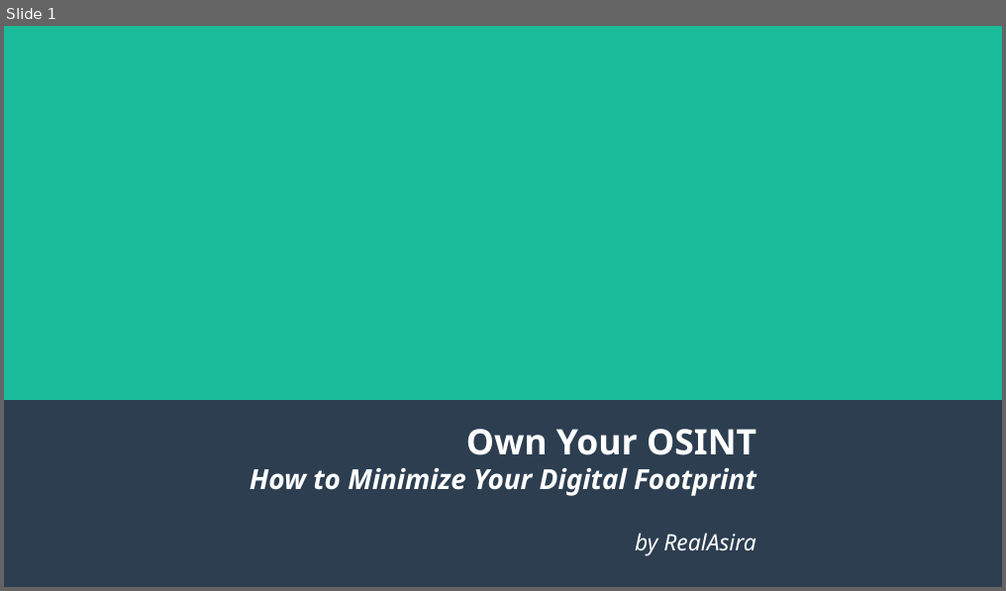
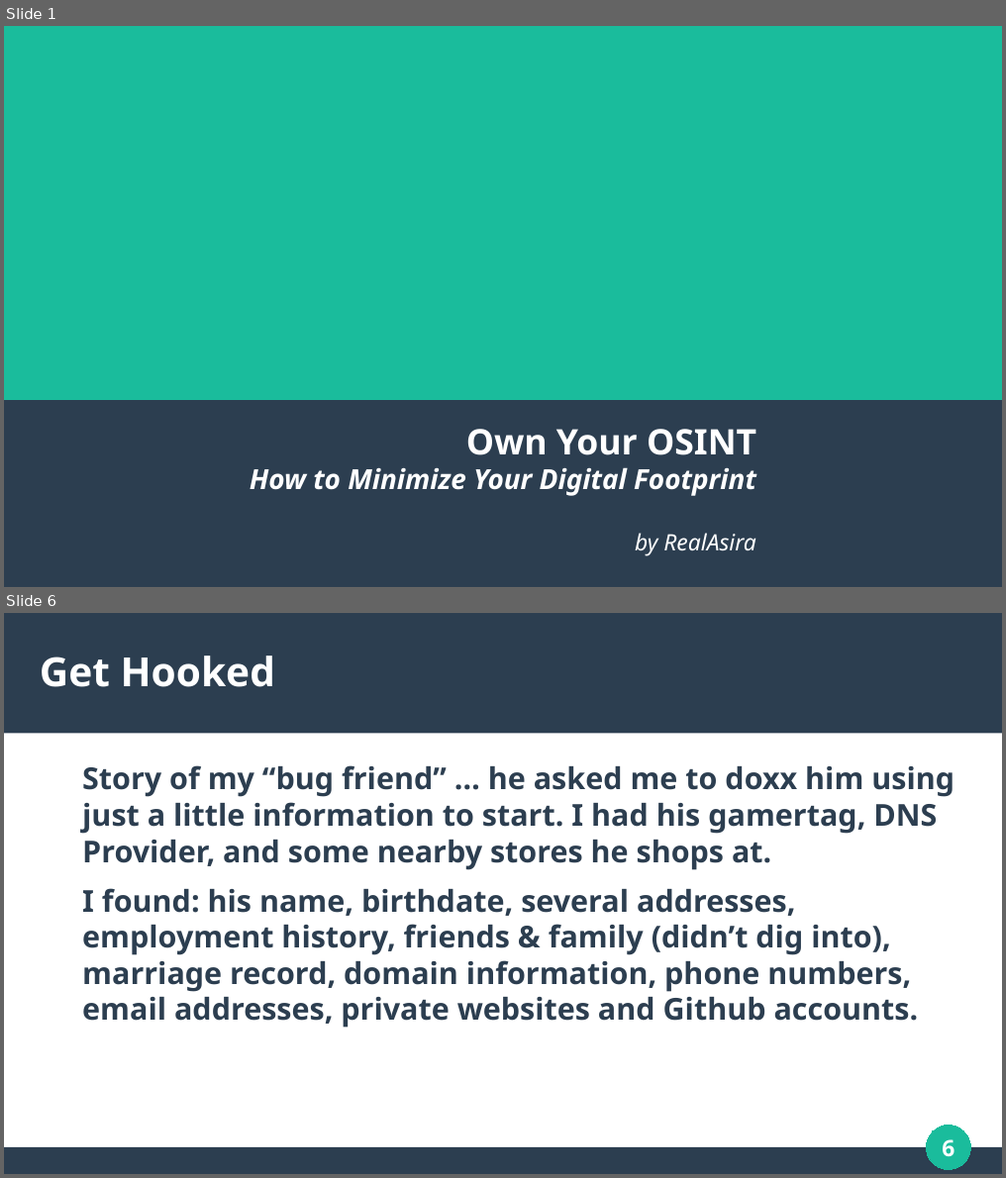
Before and after one commit to RealAsira/OwnYourOSINT, a slide deck: Own Your OSINT.odp. Shown one above the other, each under a label of ours: slide 1 before the commit, slides 1 and 6 after it; the slides between them are not shown. The pictures are 1006x591 and 1006x1178 pixels, drawn with LibreOffice and Linux fonts; fonts in the diff are those of the drawing. Boxes give left, top, right and bottom in pixels: in the first picture for what was removed or moved away, otherwise in the second. Text is boxed around its words. In the diff, an @@ line names an element or a change of style, - is before the commit and + after.

```diff
--- a/Own Your OSINT.odp
+++ b/Own Your OSINT.odp
@@ slide 6 added at (x1=4, y1=613, x2=1002, y2=1174), background #FFFFFF @@
@@ rectangle added at (x1=4, y1=613, x2=1002, y2=734), fill #2C3E50 @@
@@ title added at (x1=40, y1=656, x2=275, y2=687), 32 pt, text #FFFFFF, bold @@
+Get Hooked
@@ text added at (x1=82, y1=765, x2=954, y2=1028), 24 pt, text #2C3E50, bold @@
+Story of my “bug friend” … he asked me to doxx him using just a little information to start. I had his gamertag, DNS Provider, and some nearby stores he shops at.
+I found: his name, birthdate, several addresses, employment history, friends & family (didn’t dig into), marriage record, domain information, phone numbers, email addresses, private websites and Github accounts.
@@ ellipse added at (x1=927, y1=1126, x2=971, y2=1170), fill #1ABC9C, outline #1ABC9C 0 pt @@
@@ page number added at (x1=942, y1=1140, x2=954, y2=1157), 18 pt, text #FFFFFF, bold @@
+6
@@ rectangle added at (x1=4, y1=1149, x2=1002, y2=1174), fill #2C3E50 @@
```
Also in this commit, not shown: 12 slides changed, 6 other slides added, 5 slides removed.
